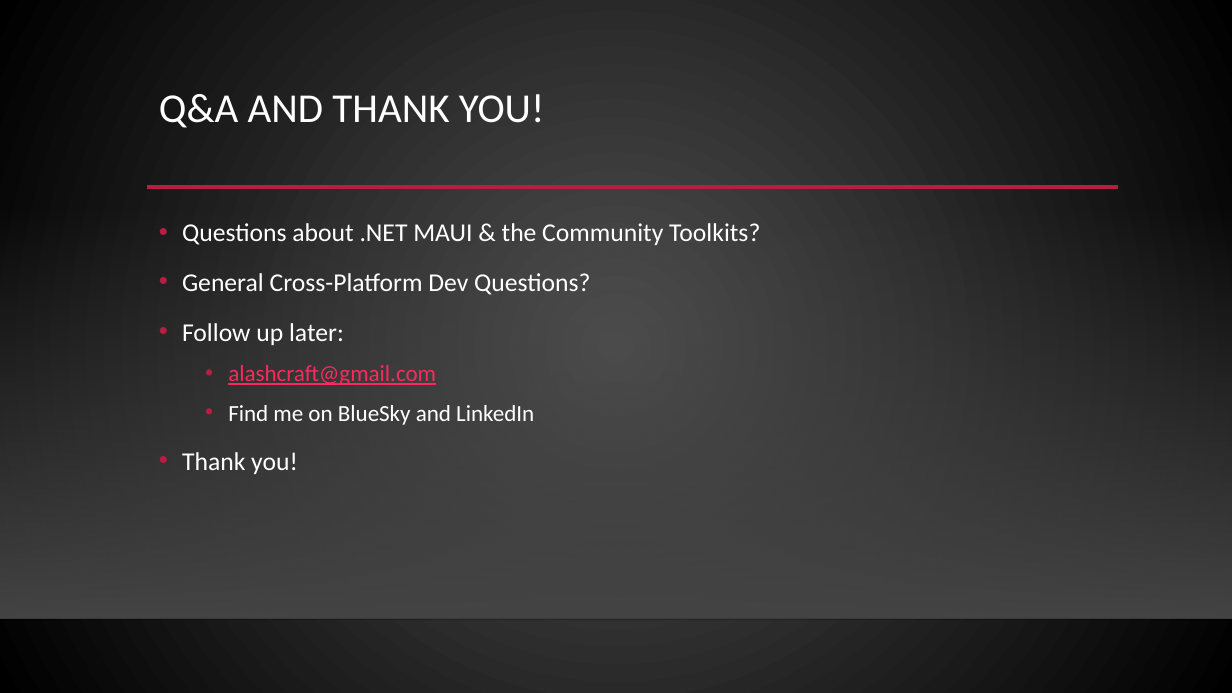
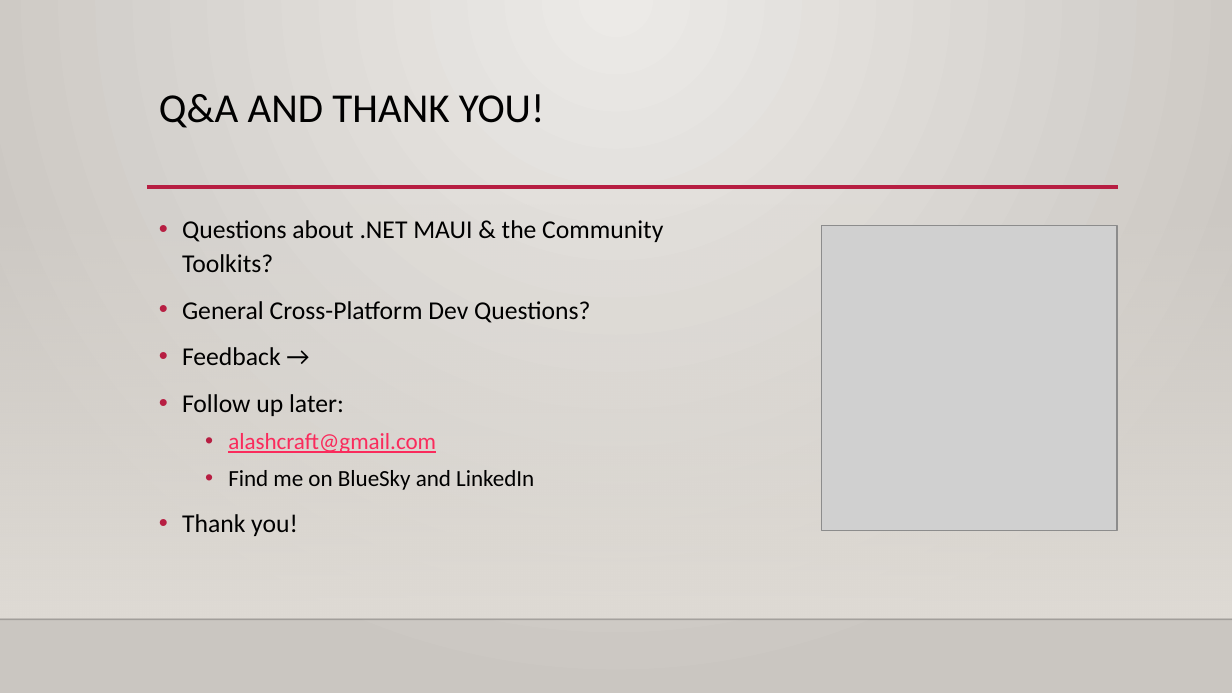
Before and after one commit to alvinashcraft/speaking, a slide deck: slide 23 of 2026/0115_CodeMash/Maui Toolkit/Create Multi-Platform Apps with .NET.pptx. Drawn at 1232x693 pixels with LibreOffice and Linux fonts; fonts in the diff are those of the drawing; grey boxes stand for pictures; background and template pictures are left out. Boxes give left, top, right and bottom in pixels: in the first picture for what was removed or moved away, otherwise in the second. Text is boxed around its words. In the diff, an @@ line names an element or a change of style, - is before the commit and + after.

Commit message:
Add codemash feedback QR code to maui slide deck

```diff
--- a/2026/0115_CodeMash/Maui Toolkit/Create Multi-Platform Apps with .NET.pptx
+++ b/2026/0115_CodeMash/Maui Toolkit/Create Multi-Platform Apps with .NET.pptx
@@ background gradient #505050 to #000000 to gradient #ECEAE7 to #CAC7C1 @@
@@ title "Q&A AND THANK YOU!" at box(159, 94, 545, 128): text colour #FFFFFF to #000000 @@
@@ rectangle at box(0, 205, 1232, 620): fill gradient #454545 to gradient #DFDBD5 @@
@@ text at box(182, 220, 663, 536): text colour #FFFFFF to #000000 in "Questions about .NET MAUI & the Community ...", "General Cross-Platform Dev Questions?", "Follow up later:", "Find me on BlueSky and LinkedIn" and 1 more places; line spacing 1.2 to 1.1 @@
@@ picture added at box(822, 225, 1117, 530) @@
@@ text at box(182, 347, 281, 365): paragraph added @@
+• Feedback →
```
